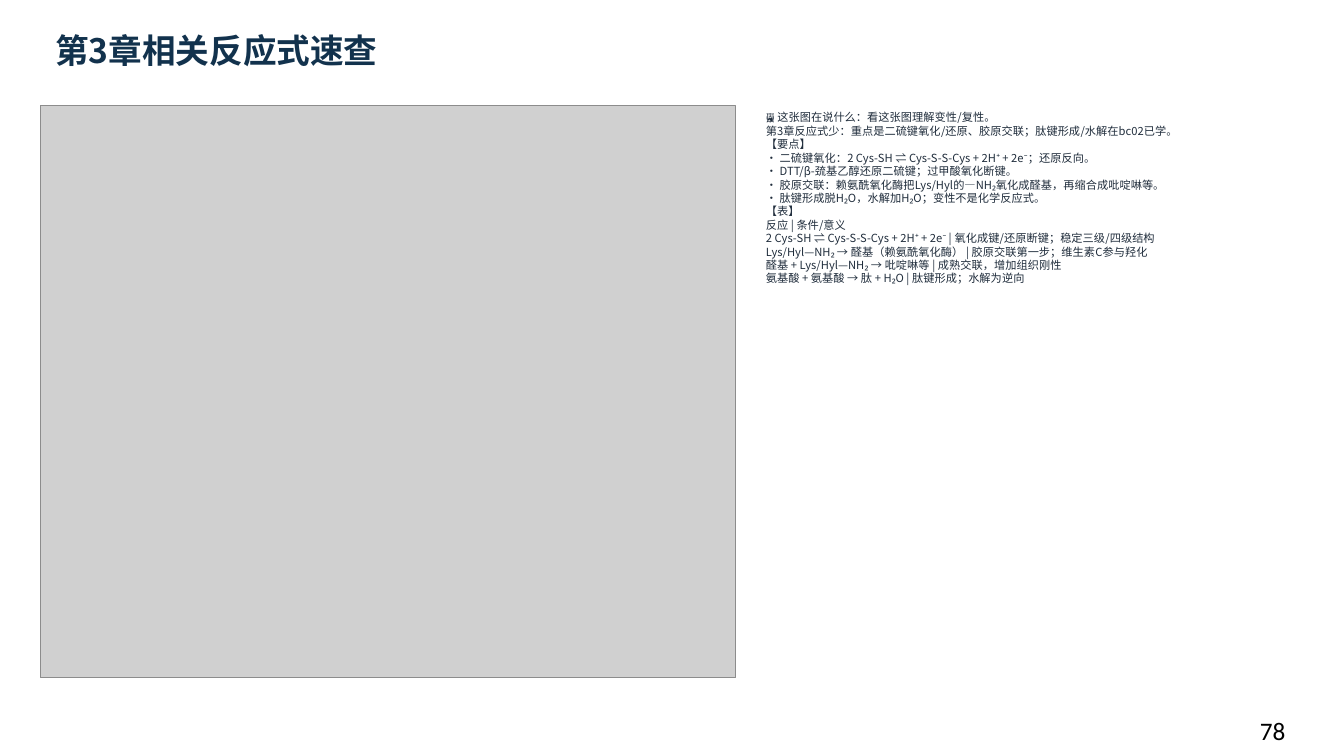
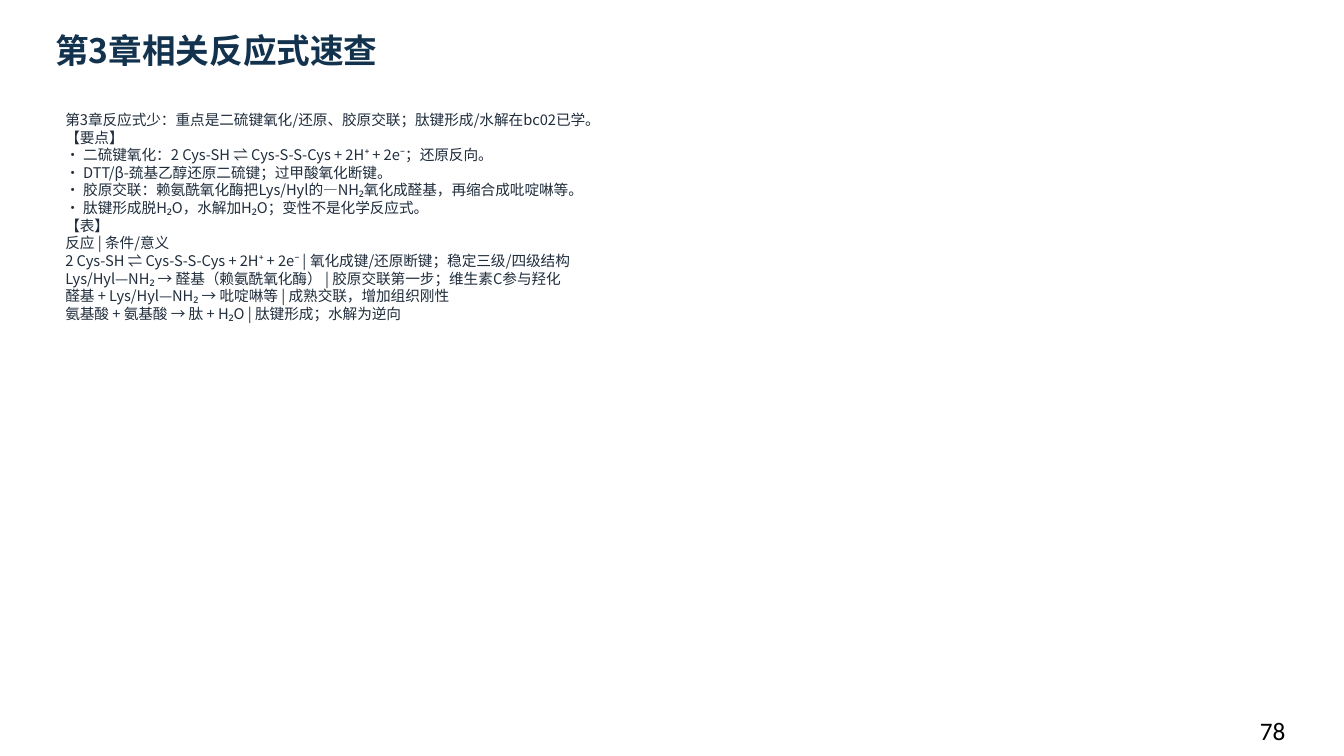
Before and after one commit to newkan-li/Biochemistry, a slide deck: slide 78 of downloads/bc03-ai-style.pptx. Drawn at 1344x756 pixels with LibreOffice and Linux fonts; fonts in the diff are those of the drawing; grey boxes stand for pictures. Boxes give left, top, right and bottom in pixels: in the first picture for what was removed or moved away, otherwise in the second. Text is boxed around its words. In the diff, an @@ line names an element or a change of style, - is before the commit and + after.

```diff
--- a/downloads/bc03-ai-style.pptx
+++ b/downloads/bc03-ai-style.pptx
@@ picture removed at (x1=40, y1=106, x2=736, y2=679) @@
@@ text at (x1=65, y1=112, x2=600, y2=321): text changed; size 8 to 10.5 pt @@
-🖼 这张图在说什么：看这张图理解变性/复性。
-第3章反应式少：重点是二硫键氧化/还原、胶原交联；肽键形成/水解在bc02已学。
-【要点】
-• 二硫键氧化：2 Cys-SH ⇌ Cys-S-S-Cys + 2H⁺ + 2e⁻；还原反向。
-• DTT/β-巯基乙醇还原二硫键；过甲酸氧化断键。
-• 胶原交联：赖氨酰氧化酶把Lys/Hyl的—NH₂氧化成醛基，再缩合成吡啶啉等。
-• 肽键形成脱H₂O，水解加H₂O；变性不是化学反应式。
-【表】
-反应 | 条件/意义
-2 Cys-SH ⇌ Cys-S-S-Cys + 2H⁺ + 2e⁻ | 氧化成键/还原断键；稳定三级/四级结构
-Lys/Hyl—NH₂ → 醛基（赖氨酰氧化酶） | 胶原交联第一步；维生素C参与羟化
-醛基 + Lys/Hyl—NH₂ → 吡啶啉等 | 成熟交联，增加组织刚性
-氨基酸 + 氨基酸 → 肽 + H₂O | 肽键形成；水解为逆向
+第3章反应式少：重点是二硫键氧化/还原、胶原交联；肽键形成/水解在bc02已学。
+【要点】
+• 二硫键氧化：2 Cys-SH ⇌ Cys-S-S-Cys + 2H⁺ + 2e⁻；还原反向。
+• DTT/β-巯基乙醇还原二硫键；过甲酸氧化断键。
+• 胶原交联：赖氨酰氧化酶把Lys/Hyl的—NH₂氧化成醛基，再缩合成吡啶啉等。
+• 肽键形成脱H₂O，水解加H₂O；变性不是化学反应式。
+【表】
+反应 | 条件/意义
+2 Cys-SH ⇌ Cys-S-S-Cys + 2H⁺ + 2e⁻ | 氧化成键/还原断键；稳定三级/四级结构
+Lys/Hyl—NH₂ → 醛基（赖氨酰氧化酶） | 胶原交联第一步；维生素C参与羟化
+醛基 + Lys/Hyl—NH₂ → 吡啶啉等 | 成熟交联，增加组织刚性
+氨基酸 + 氨基酸 → 肽 + H₂O | 肽键形成；水解为逆向
```
Also in this commit, not shown: 15 other slides changed, 21 other files.
